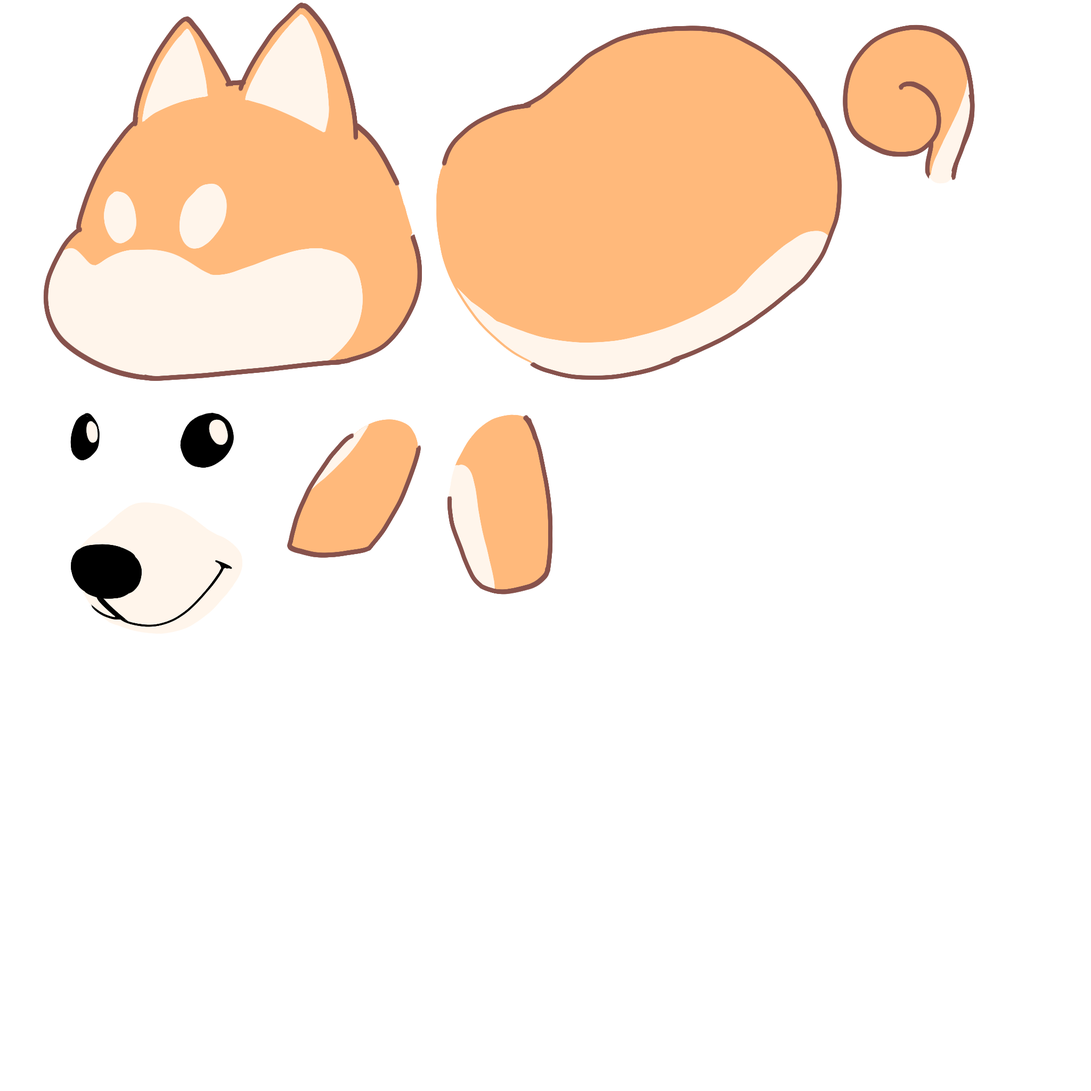
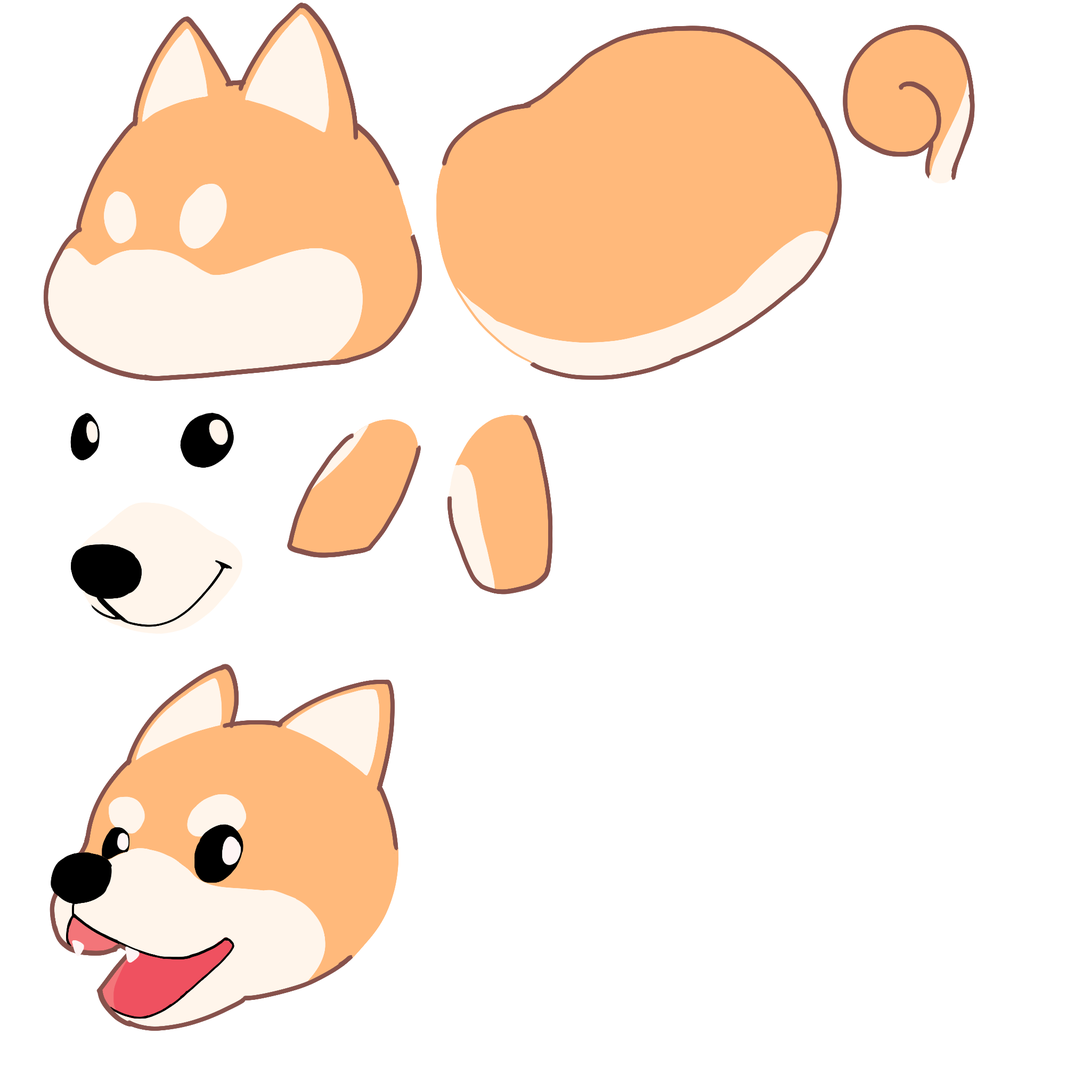
Layers edited between the first and the second 1091×1091 image:
added group "head bark" with 2 layers in group "smell ld" over bbox(49, 664, 399, 1032)
added layer "color" in group "head bark" over bbox(49, 664, 399, 1032)
added layer "Layer 20" in group "head bark" over bbox(56, 834, 91, 893)
